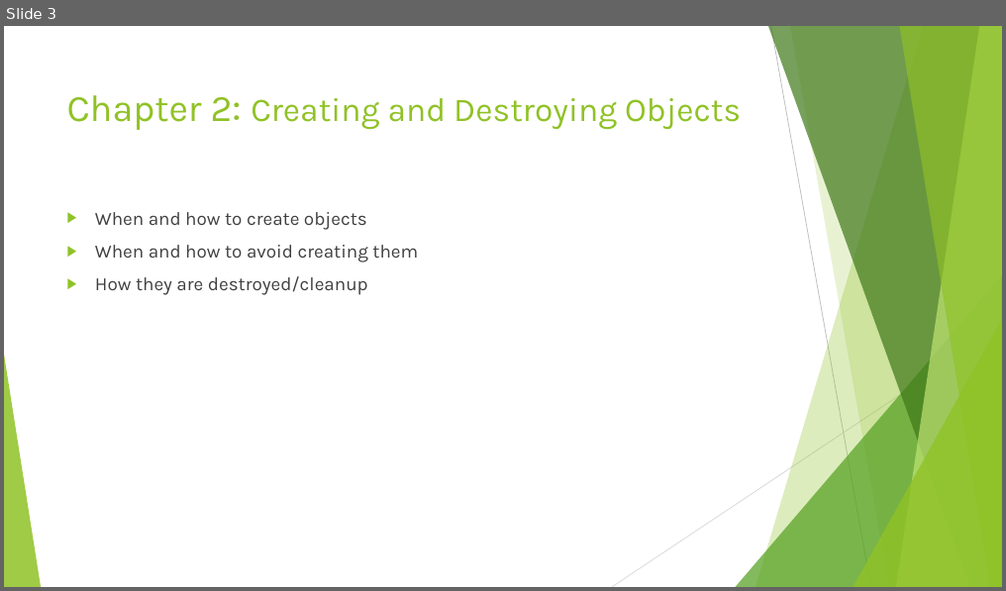
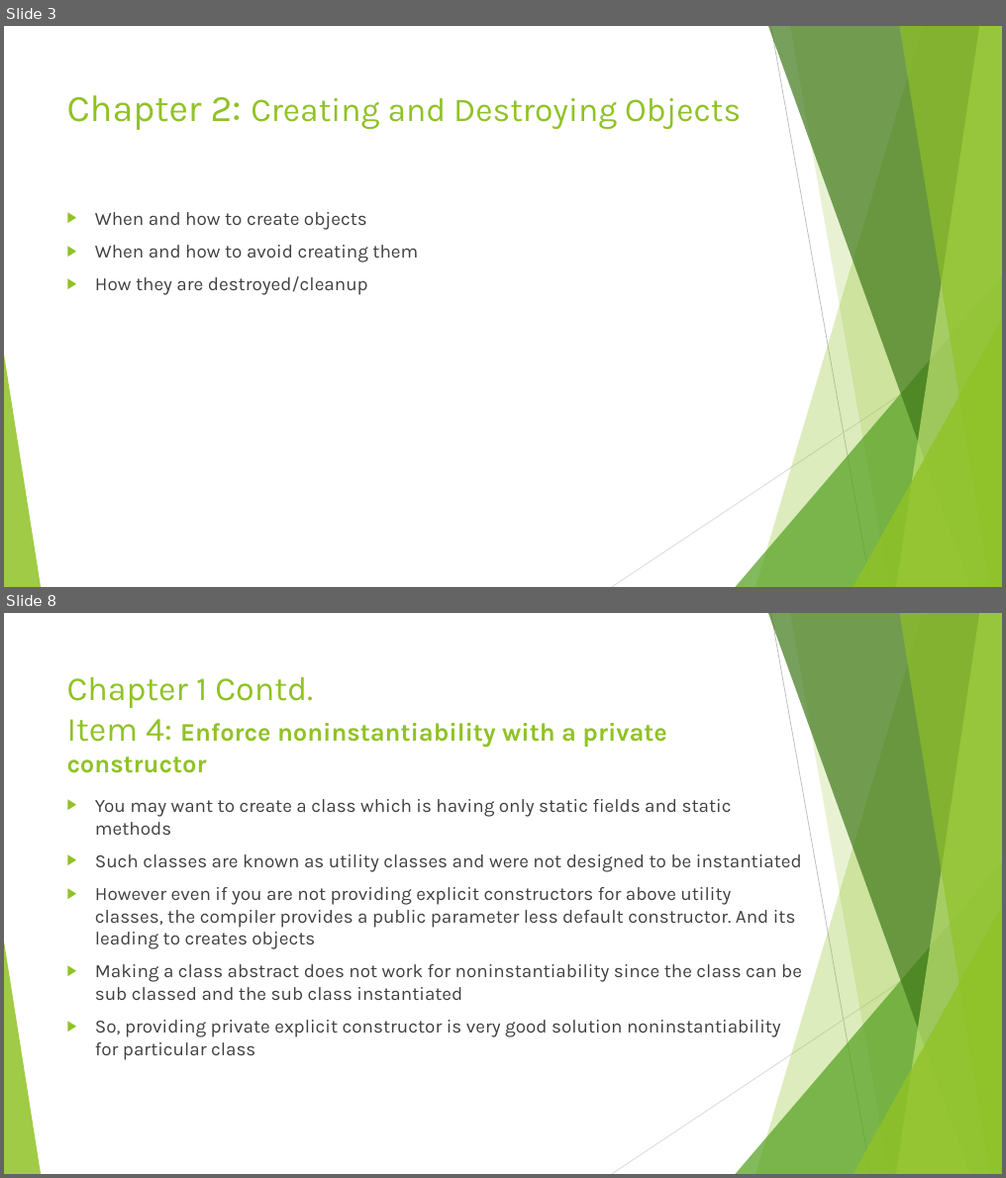
Before and after one commit to chinthanabt/EffectiveJava, a slide deck: EffectiveJava.pptx. Shown one above the other, each under a label of ours: slide 3 before the commit, slides 3 and 8 after it; the slides between them are not shown. The pictures are 1006x591 and 1006x1178 pixels, drawn with LibreOffice and Linux fonts; fonts in the diff are those of the drawing. Boxes give left, top, right and bottom in pixels: in the first picture for what was removed or moved away, otherwise in the second. Text is boxed around its words. In the diff, an @@ line names an element or a change of style, - is before the commit and + after.

```diff
--- a/EffectiveJava.pptx
+++ b/EffectiveJava.pptx
@@ slide 8 added at [4,613,1002,1174], background #FFFFFF; not listed: 10 template elements that a slide beside it also shows @@
@@ title added at [67,676,667,773], 24.3 pt, text #90C226, bold @@
+Chapter 1 Contd.
+Item 4: Enforce noninstantiability with a private
+constructor
@@ text added at [95,799,802,1060], 18 pt, text #404040 @@
+▶ You may want to create a class which is having only static fields and static methods
+▶ Such classes are known as utility classes and were not designed to be instantiated
+▶ However even if you are not providing explicit constructors for above utility classes, the compiler provides a public parameter less default constructor. And its leading to creates objects
+▶ Making a class abstract does not work for noninstantiability since the class can be sub classed and the sub class instantiated
+▶ So, providing private explicit constructor is very good solution noninstantiability for particular class
```
Also in this commit, not shown: 5 slides changed, 2 other slides added, 12 other files.
